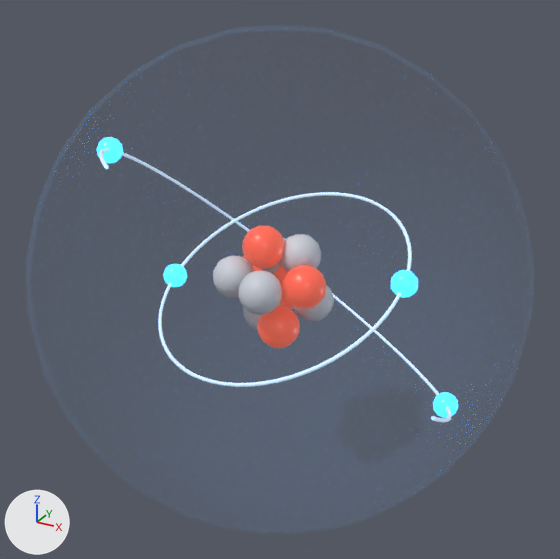
A saved change to the glTF model Blender_Fuentes/GLB/C_Carbono.glb.
Before and after are seen from a 50 mm lens placed at (0.1302, -0.2368, 0.1183), pointed at (0.0, 0.0, -0.0001). Arrows for +X, +Y and +Z are at lower left; the lights stay in place. The picture after the commit comes second. Everything nearer to the camera than a plane just in front of the edit is cut away. Where no turn or scale is listed for an object, it has been applied to the vertices.

The first picture shows 'C_Electrones_Capa_1', 'C_Electrones_Capa_2', 'C_Neutrones', 'C_Nube_Electronica', 'C_Orbita_1', 'C_Orbita_2', 'C_Protones'.
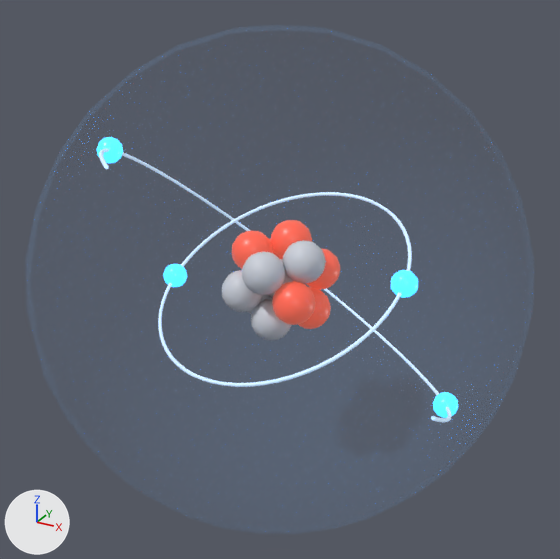
Where the change shows, as pixel boxes (x1, y1, x2, y2) in the pictures (560 x 559 px; the box of a moved part takes in the faces that stretch with it):
'C_Protones', reshaped (27% wider, 11% shorter): before (242, 226, 327, 348); after (232, 220, 340, 329)
'C_Neutrones', reshaped (14% narrower): before (213, 234, 334, 330); after (222, 240, 326, 340)
part 1 of me_c_neutrones, moved or reshaped (mostly hidden): before (261, 238, 286, 275); after (268, 259, 293, 299)
part 2 of me_c_neutrones, moved or reshaped: before (280, 234, 321, 272); after (222, 270, 263, 312)
part 3 of me_c_neutrones, moved or reshaped (mostly hidden afterwards): before (293, 285, 334, 321); after (247, 295, 272, 314)
part 4 of me_c_neutrones, moved or reshaped (mostly hidden before): before (243, 302, 282, 330); after (283, 240, 326, 284)
part 5 of me_c_neutrones, moved or reshaped: before (213, 256, 254, 298); after (251, 299, 292, 340)
part 6 of me_c_neutrones, moved or reshaped: before (239, 270, 283, 315); after (242, 252, 285, 295)
part 7 of me_c_protones, moved or reshaped (mostly hidden before): before (274, 265, 288, 289); after (306, 249, 340, 290)
part 8 of me_c_protones, moved or reshaped (mostly hidden before): before (280, 289, 294, 309); after (232, 231, 273, 269)
part 9 of me_c_protones, moved or reshaped (mostly hidden before): before (243, 256, 262, 271); after (298, 287, 331, 329)
part 10 of me_c_protones, moved or reshaped (mostly hidden afterwards): before (242, 226, 285, 268); after (270, 239, 281, 259)
part 11 of me_c_protones, moved or reshaped: before (283, 265, 327, 309); after (272, 281, 316, 325)
part 12 of me_c_protones, moved or reshaped: before (257, 305, 300, 348); after (271, 220, 312, 259)

Diff of the bpy script that builds the scene:
```diff
--- a/Blender_Fuentes/GLB/C_Carbono.glb.py
+++ b/Blender_Fuentes/GLB/C_Carbono.glb.py
@@ me_c_neutrones @@
 # used by ob_c_neutrones; location = (0.0, 0.0, 0.0)
-me_c_neutrones.from_pydata(...)  # 684 vertices, 1344 faces; spans x -0.0214..0.0205, y -0.0266..0.0138, z -0.0226..0.0182
+me_c_neutrones.from_pydata(...)  # 684 vertices, 1344 faces; spans x -0.019..0.019, y -0.0203..0.0119, z -0.022..0.0179
+# me_c_neutrones part 1: the loose piece of 114 vertices spanning x -0.0127..0.0033, y -0.0021..0.0138, z -0.0019..0.0139 is moved by (0.0047, -0.0047, -0.0067)
+# me_c_neutrones part 2: the loose piece of 114 vertices spanning x -0.0009..0.0151, y -0.0052..0.0107, z 0.0023..0.0182 is moved by (-0.018, -0.0122, -0.0137)
+# me_c_neutrones part 3: the loose piece of 114 vertices spanning x 0.0045..0.0205, y -0.0047..0.0112, z -0.0153..0.0006 is moved by (-0.0234, 0.0007, -0.0039)
+# me_c_neutrones part 4: the loose piece of 114 vertices spanning x -0.0153..0.0007, y -0.0082..0.0076, z -0.0226..-0.0068 is moved by (0.0183, -0.0014, 0.0247)
+# me_c_neutrones part 5: the loose piece of 114 vertices spanning x -0.0214..-0.0054, y -0.0194..-0.0035, z -0.0053..0.0106 is moved by (0.0134, 0.0048, -0.0167)
+# me_c_neutrones part 6: the loose piece of 114 vertices spanning x -0.0057..0.0103, y -0.0266..-0.0107, z -0.0054..0.0104 is moved by (-0.0023, 0.0063, 0.0046)
 me_c_neutrones.materials.append(mat_at_neutron)
@@ me_c_protones @@
 # used by ob_c_protones; location = (0.0, 0.0, 0.0)
-me_c_protones.from_pydata(...)  # 684 vertices, 1344 faces; spans x -0.0212..0.0226, y -0.0184..0.0167, z -0.0221..0.0222
+me_c_protones.from_pydata(...)  # 684 vertices, 1344 faces; spans x -0.019..0.019, y -0.0174..0.0197, z -0.0192..0.0207
+# me_c_protones part 7: the loose piece of 114 vertices spanning x -0.0053..0.0107, y -0.002..0.0138, z -0.0063..0.0095 is moved by (0.0083, 0.0058, 0.0006)
+# me_c_protones part 8: the loose piece of 114 vertices spanning x -0.0072..0.0088, y 0.0009..0.0167, z -0.0151..0.0007 is moved by (-0.0118, -0.0105, 0.0171)
+# me_c_protones part 9: the loose piece of 114 vertices spanning x -0.0212..-0.0052, y -0.004..0.0119, z -0.0093..0.0066 is moved by (0.0242, 0.0, -0.0099)
+# me_c_protones part 10: the loose piece of 114 vertices spanning x -0.0121..0.0039, y -0.0131..0.0028, z 0.0063..0.0222 is moved by (-0.0069, 0.0169, -0.012)
+# me_c_protones part 11: the loose piece of 114 vertices spanning x 0.0066..0.0226, y -0.0162..-0.0004, z -0.0046..0.0112 is moved by (-0.0037, -0.0012, -0.0068)
+# me_c_protones part 12: the loose piece of 114 vertices spanning x -0.0028..0.0132, y -0.0184..-0.0025, z -0.0221..-0.0063 is moved by (-0.0052, 0.0194, 0.027)
 me_c_protones.materials.append(mat_at_proton)
```
